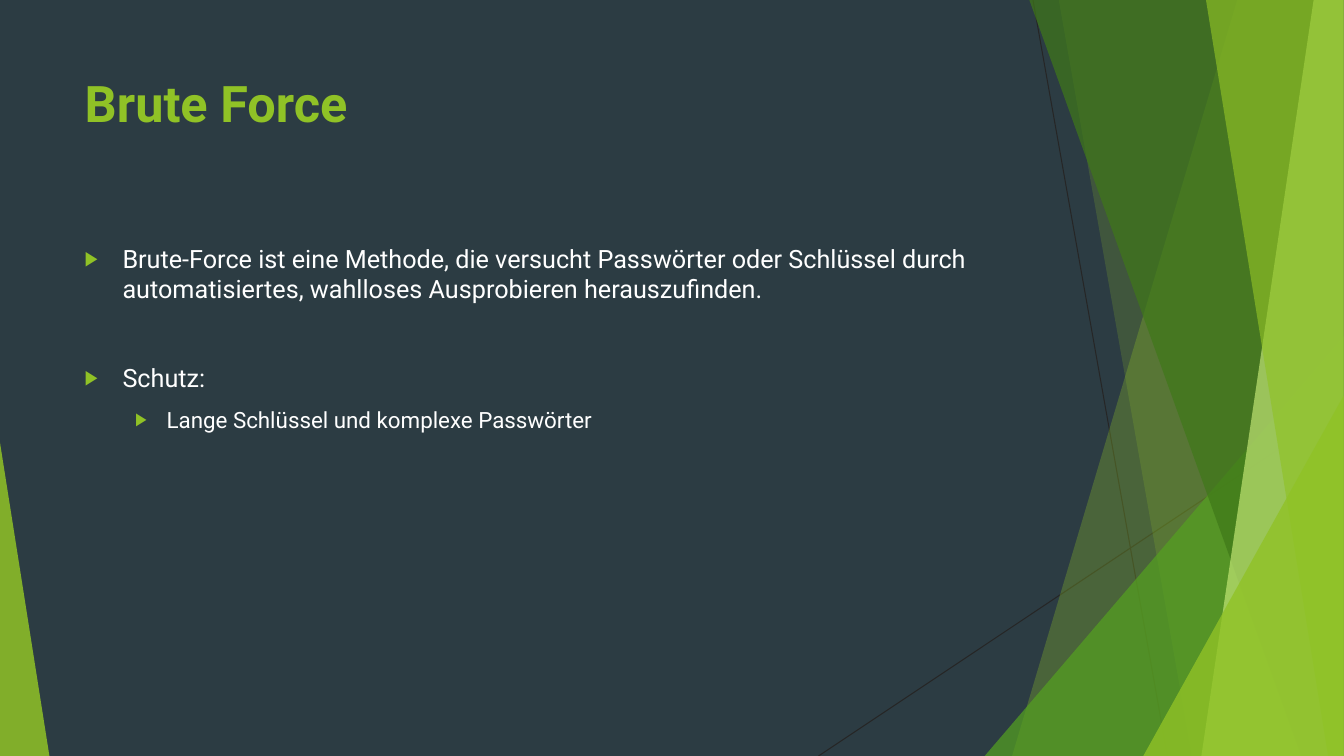
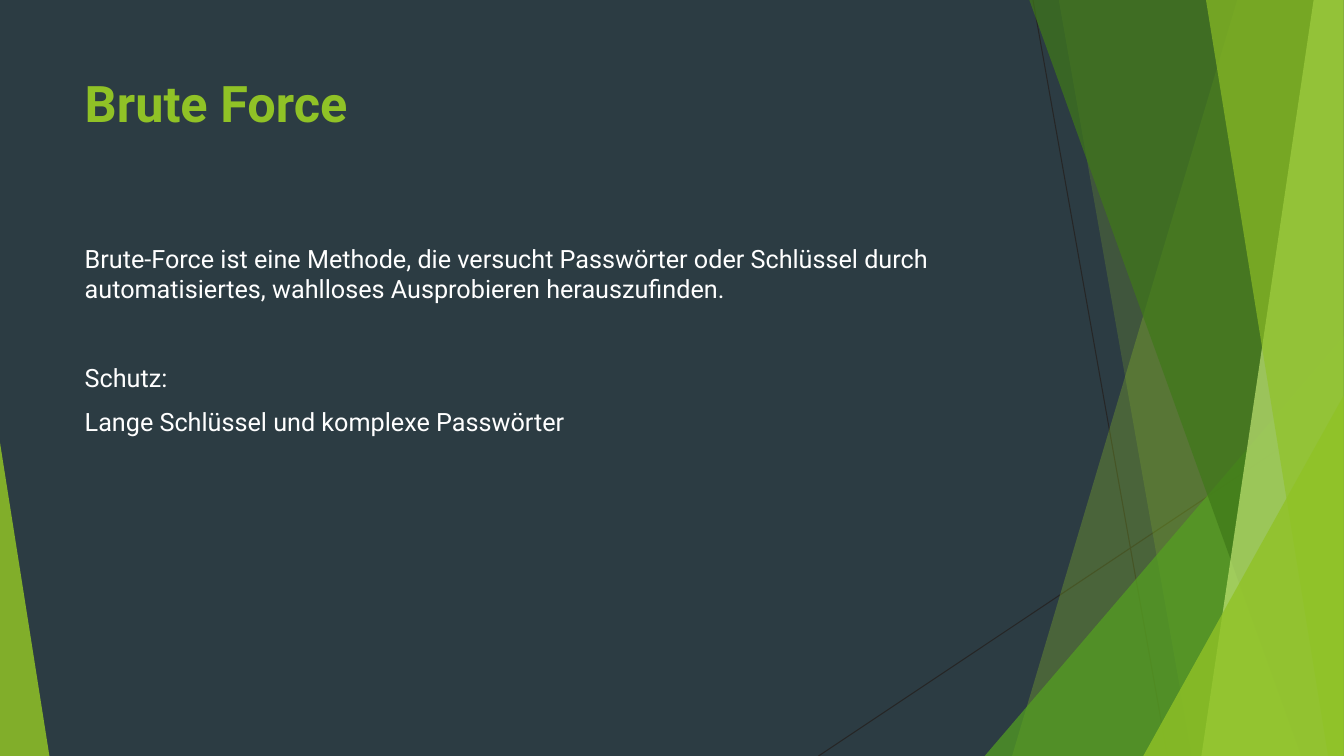
Before and after one commit to StefanSchuck/JohnTheRipperVortrag, a slide deck: slide 8 of Vortrag.pptx (slide 7 before the commit). Drawn at 1344x756 pixels with LibreOffice and Linux fonts; fonts in the diff are those of the drawing. Boxes give left, top, right and bottom in pixels: in the first picture for what was removed or moved away, otherwise in the second. Text is boxed around its words. In the diff, an @@ line names an element or a change of style, - is before the commit and + after.

```diff
--- a/Vortrag.pptx
+++ b/Vortrag.pptx
@@ text "Brute-Force ist eine Methode, die ..." at (85,249,927,437): size 16 to 18 pt in "Lange Schlüssel und komplexe Passwörter"; bullet ▶ to none; list level 2 to 1 in "Lange Schlüssel und komplexe Passwörter" @@
```
Also in this commit, not shown: 8 other slides changed, 3 slides added, 5 slides removed.
